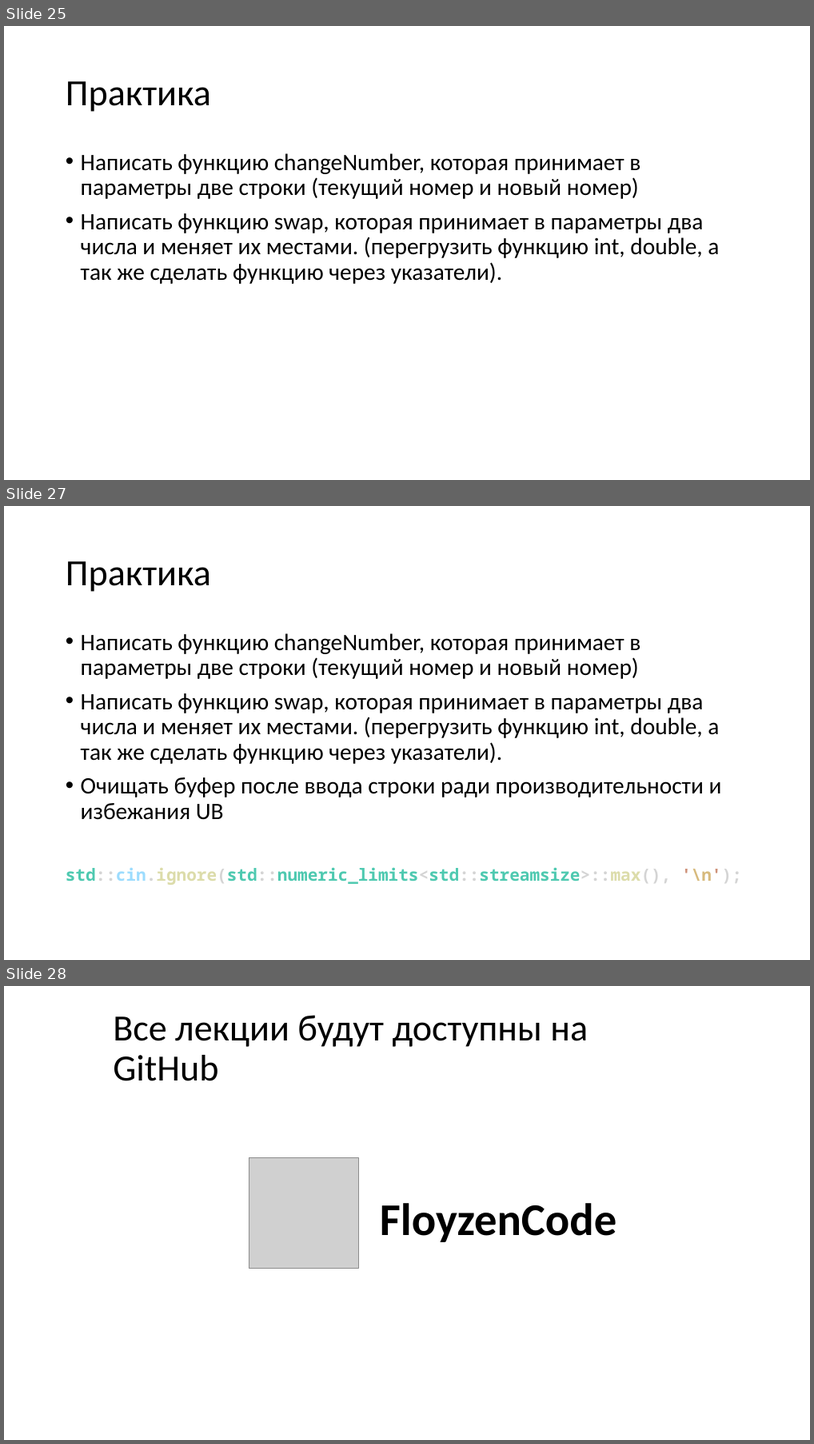
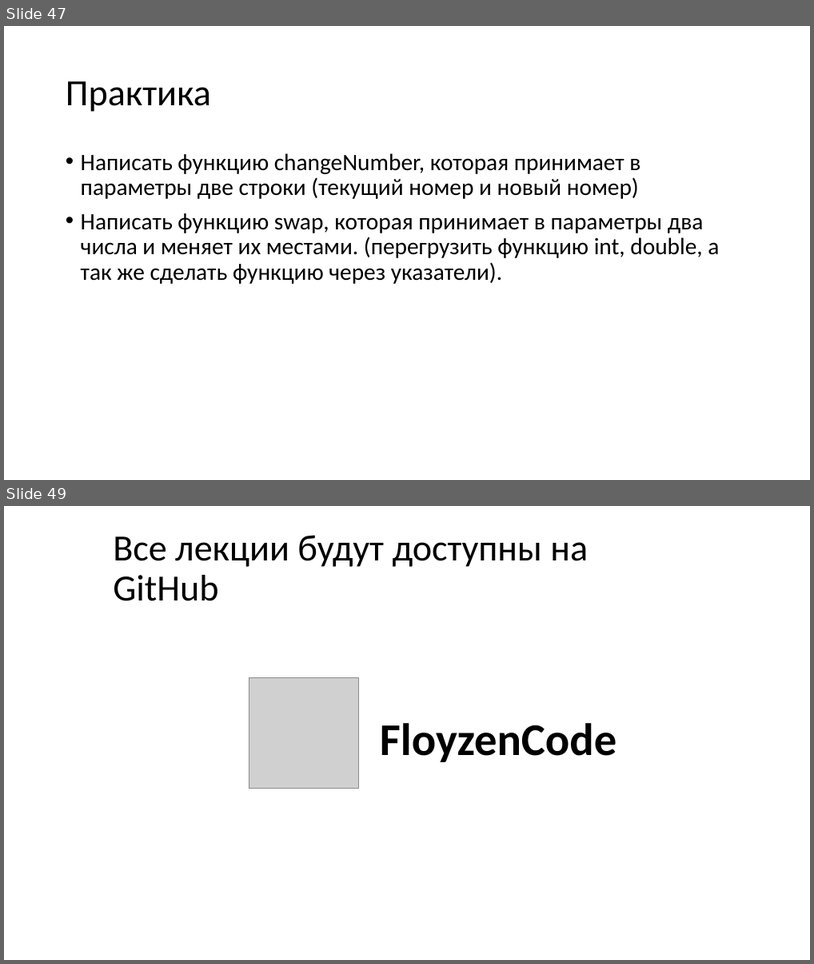
Before and after one commit to FloyzenCode/cpp-lectures, a slide deck: lecture4/lecture4.pptx. Shown one above the other, each under a label of ours: slides 25, 27 and 28 before the commit, slides 47 and 49 after it; the slides between them are not shown. The pictures are 814x1444 and 814x964 pixels, drawn with LibreOffice and Linux fonts; fonts in the diff are those of the drawing; grey boxes stand for pictures. Boxes give left, top, right and bottom in pixels: in the first picture for what was removed or moved away, otherwise in the second. Text is boxed around its words. In the diff, an @@ line names an element or a change of style, - is before the commit and + after.

```diff
--- a/lecture4/lecture4.pptx
+++ b/lecture4/lecture4.pptx
@@ slide 27 removed at (x1=4, y1=506, x2=810, y2=960), background #FFFFFF @@
@@ title removed at (x1=66, y1=561, x2=211, y2=592) @@
-Практика
@@ text removed at (x1=66, y1=633, x2=742, y2=884) @@
-• Написать функцию changeNumber, которая принимает в параметры две строки (текущий номер и новый номер)
-• Написать функцию swap, которая принимает в параметры два числа и меняет их местами. (перегрузить функцию int, double, а так же сделать функцию через указатели).
-• Очищать буфер после ввода строки ради производительности и избежания UB
-std::cin.ignore(std::numeric_limits<std::streamsize>::max(), '\n');
@@ what was slide 25 is now slide 47 @@
@@ what was slide 28 is now slide 49 @@
```
Also in this commit, not shown: 1 slide changed, 22 slides added, 26 other files.
